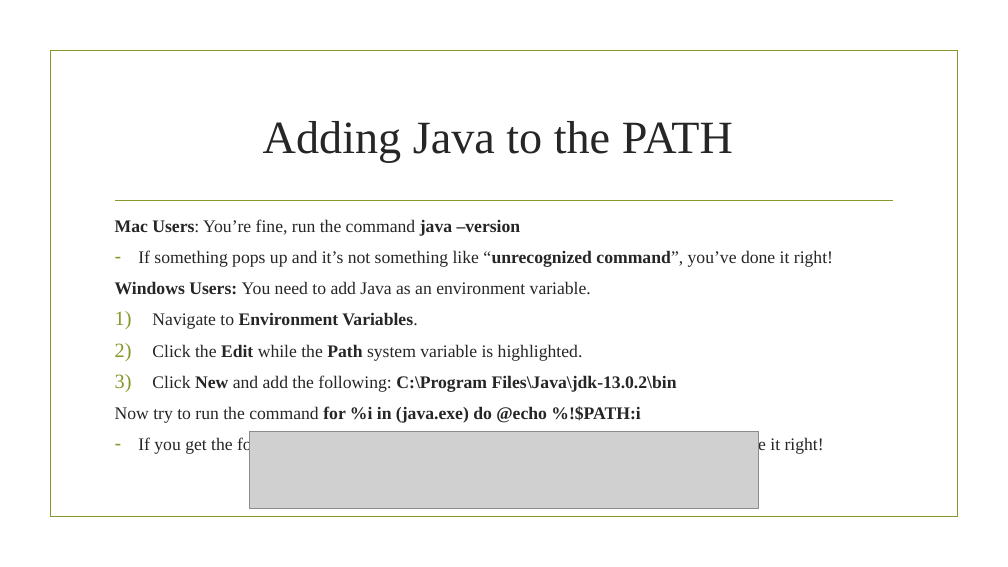
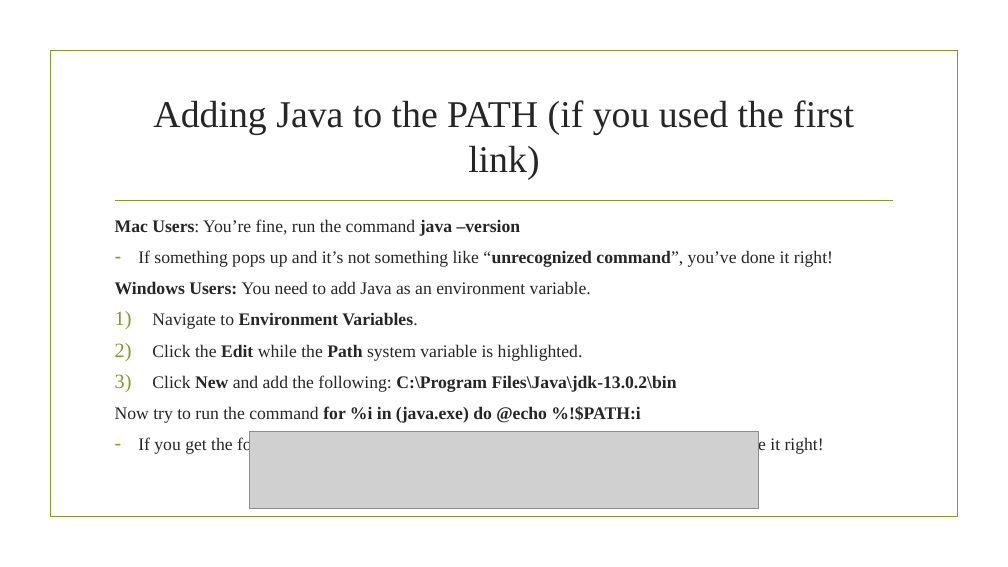
Before and after one commit to glu99331/glu99331.github.io, a slide deck: slide 5 of files/CS0007/CS_0007_Recitation_1.pptx (slide 4 before the commit). Drawn at 1008x567 pixels with LibreOffice and Linux fonts; fonts in the diff are those of the drawing; grey boxes stand for pictures; background and template pictures are left out. Boxes give left, top, right and bottom in pixels: in the first picture for what was removed or moved away, otherwise in the second. Text is boxed around its words. In the diff, an @@ line names an element or a change of style, - is before the commit and + after.

```diff
--- a/files/CS0007/CS_0007_Recitation_1.pptx
+++ b/files/CS0007/CS_0007_Recitation_1.pptx
@@ title at (153, 100, 854, 180): text changed; size 44 to 36 pt @@
-Adding Java to the PATH
+Adding Java to the PATH (if you used the first link)
```
Also in this commit, not shown: 1 other slide changed, 1 slide added.
